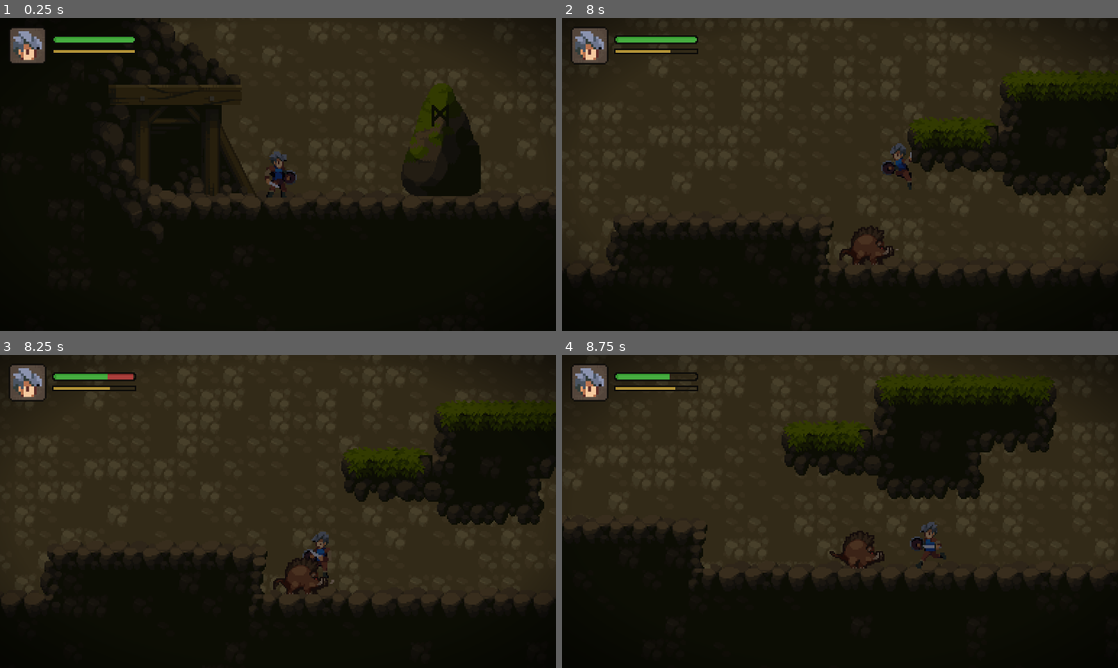
Above: before the commit, frames 1-4 (two rows, left to right).
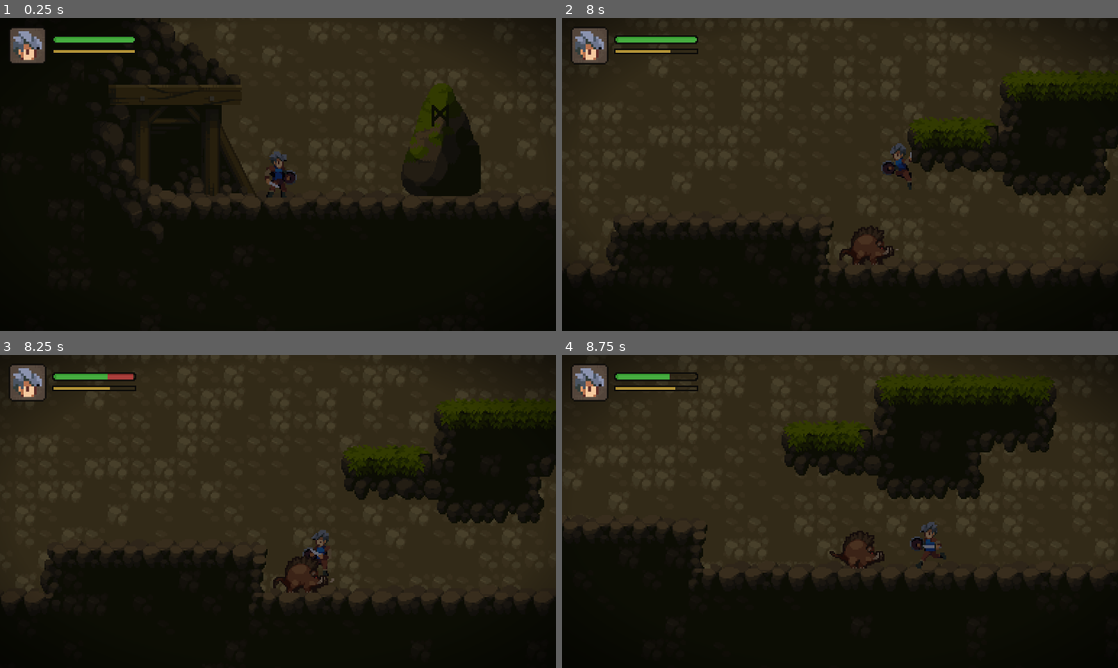
Above: after the commit, the same moments.

Repository: Amoyens1s/godot-learn
Game: Godot game, scene res://maps/cave.tscn
Two runs of this game, one before a commit and one after it. Both use one fixed random seed, a clock stepped at 60 frames per second and the inputs below. This scene is started directly instead of the project's main scene.
Inputs (mouse positions are in pixels of both pictures, inside the frame that each line leads up to):
- Up to frame 1 (0.25 s): no input
- Up to frame 2 (8 s): tap Enter at 0.5 s; move the mouse to (812, 237) at 0.52 s; hold J (attack) 0.53-1.28 s; hold D (move_right) 0.53-2.03 s; click (812, 237) at 0.67 s; tap Space (jump) at 0.77, 1.52, 3.02, 3.77, 4.52, 6.02, 6.77, 7.52 s; move the mouse to (1006, 221) at 1.27 s; tap E (interact) at 1.35, 4.35, 7.35 s; move the mouse to (673, 127) at 2.02 s; hold K (slide) 2.03-2.78 s; hold A (move_left) 2.03-4.28 s; move the mouse to (867, 174) at 2.77 s; tap L at 2.85, 5.85 s; click (867, 174) at 2.92 s; move the mouse to (756, 96) at 3.52 s; hold J (attack) 3.53-4.28 s; move the mouse to (962, 158) at 4.27 s; hold D (move_right) from 4.28 s (still down); move the mouse to (728, 190) at 5.02 s; hold K (slide) 5.03-5.78 s; click (728, 190) at 5.17 s; move the mouse to (895, 105) at 5.77 s; move the mouse to (812, 237) at 6.52 s; hold J (attack) 6.53-7.28 s; move the mouse to (1006, 221) at 7.27 s; click (1006, 221) at 7.42 s
- Up to frame 3 (8.25 s): move the mouse to (111, 464) at 8.02 s; release D (move_right) at 8.03 s; hold A (move_left) from 8.03 s (still down); hold K (slide) from 8.03 s (still down)
- Up to frame 4 (8.75 s): keep holding A (move_left); keep holding K (slide)

Frames 1-2 are identical in both runs. In frame 3, 0.9% of the frame differs, in the area x 1-100%, y 14-80%; in frame 4, nothing differs.

Commit message:
feat: 打击顿屏

Diff:
--- a/03.勇者传说/maps/cave.tscn
+++ b/03.勇者传说/maps/cave.tscn
@@ -40,6 +40,7 @@
 
 [node name="Camera2D" type="Camera2D" parent="Player"]
 position = Vector2(0, -16)
+process_callback = 0
 limit_smoothed = true
 position_smoothing_enabled = true
 drag_horizontal_enabled = true
--- a/03.勇者传说/maps/forest.tscn
+++ b/03.勇者传说/maps/forest.tscn
@@ -44,6 +44,7 @@
 
 [node name="Camera2D" type="Camera2D" parent="Player"]
 position = Vector2(0, -14)
+process_callback = 0
 limit_smoothed = true
 position_smoothing_enabled = true
 drag_horizontal_enabled = true
--- a/03.勇者传说/scripts/classes/ShakyCamera.gd
+++ b/03.勇者传说/scripts/classes/ShakyCamera.gd
@@ -12,7 +12,7 @@
 	)
 
 
-func _process(delta: float) -> void:
+func _physics_process(delta: float) -> void:
 	offset = Vector2(
 		randf_range(-strength, +strength),
 		randf_range(-strength, +strength)
--- a/03.勇者传说/scripts/player.gd
+++ b/03.勇者传说/scripts/player.gd
@@ -410,3 +410,9 @@
 
 func _on_hitbox_hit(Hurtbox: Variant) -> void:
 	Game.shake_camera(2)
+
+	# 顿屏提高打击感
+	Engine.time_scale = 0.1
+	# 最后一个true控制第一个0.5是现实世界时间还是受 Engine.time_scale 影响的时间
+	await get_tree().create_timer(0.05, true, false, true).timeout
+	Engine.time_scale = 1
